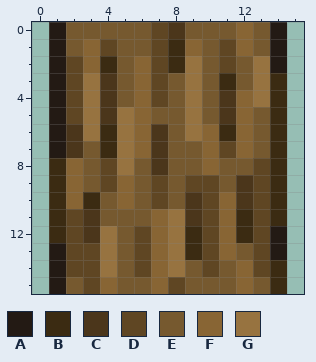
Two versions of one pixel-art sprite, mod_source/textures/blocks/oak_log.png. The first picture shows the starting point.
The file is 16x16 pixels.
Palette (. is transparent): A #231a14  B #3b2b12  C #4b361b  D #5f4623  E #76592f  F #886534  G #977340
Pixels before, first column x 1:
 0 AEEEEEDCEEEFEA
 1 AEFDEEDBFEDFEA
 2 ADFBEFDBGEDEGA
 3 ADGCEFDEGEBEGB
 4 ADGCEFDEGECFGB
 5 ADGCGFEEGECFEB
 6 ACGBGFCEGFBFEB
 7 ACEBGFCEEFDFEB
 8 BFEDGECEEFEEDB
 9 BFEDFEDEDDECDB
10 BFBEFEDECDFCDB
11 BDCEEEFGCDFBDB
12 BDCGEDFGBDFBDA
13 ADDGEDFGBDFEDA
14 ADDGEDFGEDEFDB
15 AEDFEEFDEEEFEB
And afterwards:
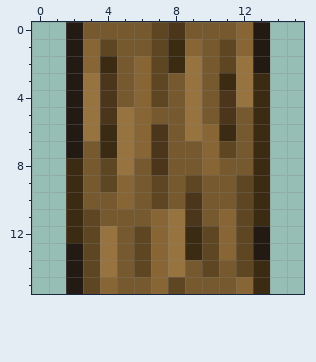
The exact change:
Changed rows in their new state; - is an unchanged pixel.
first column x 1:
 0 .A----------A.
 1 .A----------A.
 2 .A---------GA.
 3 .A---------GB.
 4 .A---------GB.
 5 .A---------EB.
 6 .A---------EB.
 7 .A---------EB.
 8 .B----------B.
 9 .B-------E-DB.
10 .BE------EEDB.
11 .BD------E-DB.
12 .BD--------DA.
13 .A---------DA.
14 .A---------DB.
15 .A----------B.
Pixel boxes of the changes (left, top, right, bottom) in both pictures:
changed: (49, 22, 100, 294)
changed: (202, 22, 287, 294)
